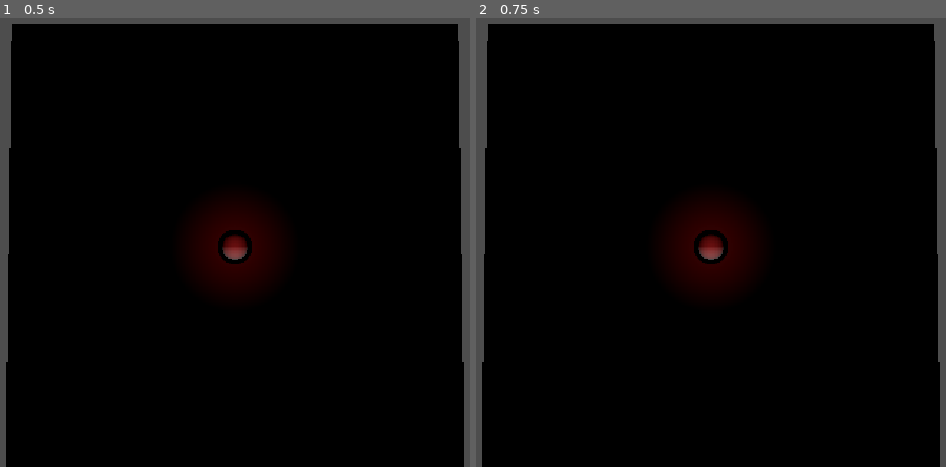
Above: before the commit, frames 1-2 (left to right).
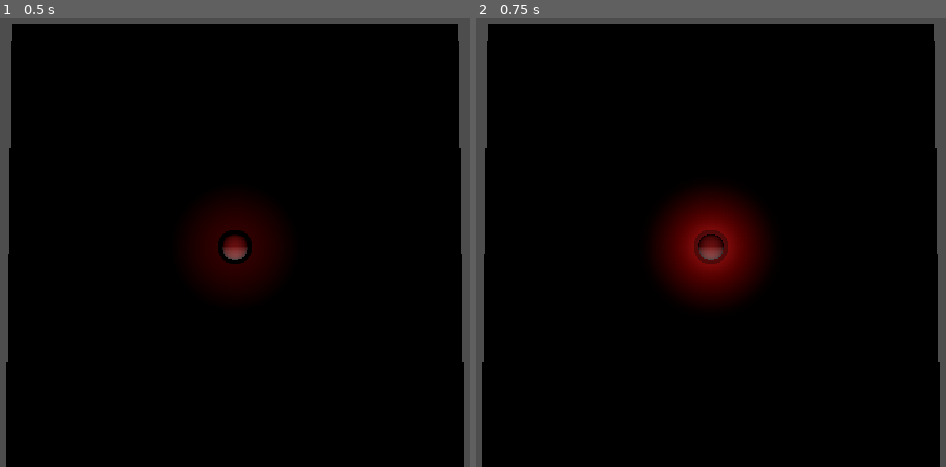
Above: after the commit, the same moments.

Repository: SofiaRubiano10/Zombivors_4to
Game: Godot game, scene res://zona_b.tscn
The game is run twice, just before and just after one commit, with the same random seed, the same clock (stepped at 60 frames per second) and the same inputs.
Inputs:
- Up to frame 1 (0.5 s): no input
- Up to frame 2 (0.75 s): tap Enter at 0.5 s; tap T at 0.6 s

Frame 1 is identical in both runs. In frame 2, 3.0% of the frame differs, in the area x 40-60%, y 40-62%.

Commit message:
Tarea B nivel 2

Diff:
--- /dev/null
+++ b/disparador.gd
@@ -0,0 +1,21 @@
+class_name Disparador
+extends Area3D
+
+signal evento(posicion: Vector3)
+
+@export var tecla: Key = KEY_T
+@export var que_representa := "recibir daño"
+
+var antes := false
+
+func _enter_tree() -> void:
+	add_to_group("disparadores")
+
+func _ready() -> void:
+	body_entered.connect(func(_cuerpo: Node3D) -> void: evento.emit(global_position))
+
+func _physics_process(_delta: float) -> void:
+	var ahora := Input.is_key_pressed(tecla)
+	if ahora and not antes:
+		evento.emit(global_position)
+	antes = ahora
--- /dev/null
+++ b/sistema_eventos.gd
@@ -0,0 +1,22 @@
+class_name SistemaEventos
+extends Node
+
+@export var luz_evento: OmniLight3D
+@export var pico_destello := 4.0
+@export var k_destello := 10.0
+
+func _ready() -> void:
+	for d in get_tree().get_nodes_in_group("disparadores"):
+		d.evento.connect(_on_evento)
+	luz_evento.light_energy = 0.0
+
+func _process(delta: float) -> void:
+	luz_evento.light_energy = decaer(luz_evento.light_energy, 0.0, k_destello, delta)
+
+func _on_evento(posicion: Vector3) -> void:
+	luz_evento.global_position = posicion + Vector3.UP * 1.5
+	luz_evento.light_energy = pico_destello
+
+static func decaer(actual: float, base: float, k: float, dt: float) -> float:
+	var alpha := 1.0 - exp(-k * dt)
+	return actual + (base - actual) * alpha
--- a/zona_b.tscn
+++ b/zona_b.tscn
@@ -1,6 +1,8 @@
 [gd_scene format=3 uid="uid://cdeqik0laami1"]
 
-[ext_resource type="Script" uid="uid://c8mh1p5j7waog" path="res://spot_light_3d.gd" id="1_pjwgy"]
+[ext_resource type="Script" uid="uid://c8mh1p5j7waog" path="res://luz_parpadeante.gd" id="1_pjwgy"]
+[ext_resource type="Script" uid="uid://d2ytsfyo3a1nu" path="res://disparador.gd" id="2_7ursy"]
+[ext_resource type="Script" uid="uid://q1ei4flyuc5r" path="res://sistema_eventos.gd" id="3_dbxaw"]
 
 [sub_resource type="BoxMesh" id="BoxMesh_jthjw"]
 size = Vector3(20, 1, 20)
@@ -11,6 +13,8 @@
 [sub_resource type="CapsuleMesh" id="CapsuleMesh_jthjw"]
 
 [sub_resource type="CapsuleShape3D" id="CapsuleShape3D_lnblh"]
+
+[sub_resource type="BoxShape3D" id="BoxShape3D_lnblh"]
 
 [node name="Mundo" type="Node3D" unique_id=1441581541]
 
@@ -35,11 +39,29 @@
 [node name="CollisionShape3D" type="CollisionShape3D" parent="Jugador" unique_id=760453977]
 shape = SubResource("CapsuleShape3D_lnblh")
 
+[node name="DirectionalLight3D" type="DirectionalLight3D" parent="." unique_id=1505300743]
+light_energy = 0.2
+
 [node name="SpotLight3D" type="SpotLight3D" parent="." unique_id=1209335134]
 transform = Transform3D(1, 0, 0, 0, -4.371139e-08, 1, 0, -1, -4.371139e-08, 0, 4, 0)
 light_color = Color(0.69803923, 0.13333334, 0.13333334, 1)
 shadow_enabled = true
 script = ExtResource("1_pjwgy")
 
-[node name="DirectionalLight3D" type="DirectionalLight3D" parent="." unique_id=1505300743]
-light_energy = 0.2
+[node name="Disparador" type="Area3D" parent="." unique_id=889476534]
+collision_mask = 8
+script = ExtResource("2_7ursy")
+
+[node name="CollisionShape3D" type="CollisionShape3D" parent="Disparador" unique_id=636027551]
+transform = Transform3D(1, 0, 0, 0, 1, 0, 0, 0, 1, 2.117151, 0, 0)
+shape = SubResource("BoxShape3D_lnblh")
+
+[node name="LuzEvento" type="OmniLight3D" parent="." unique_id=1940820580]
+light_color = Color(0.69803923, 0.13333334, 0.13333334, 1)
+light_energy = 0.0
+omni_range = 4.0
+omni_attenuation = 2.0
+
+[node name="SistemaEventos" type="Node" parent="." unique_id=1037207324 node_paths=PackedStringArray("luz_evento")]
+script = ExtResource("3_dbxaw")
+luz_evento = NodePath("../LuzEvento")
Not shown, added: disparador.gd.uid
Renamed: spot_light_3d.gd.uid -> luz_parpadeante.gd.uid
Not shown, added: sistema_eventos.gd.uid
